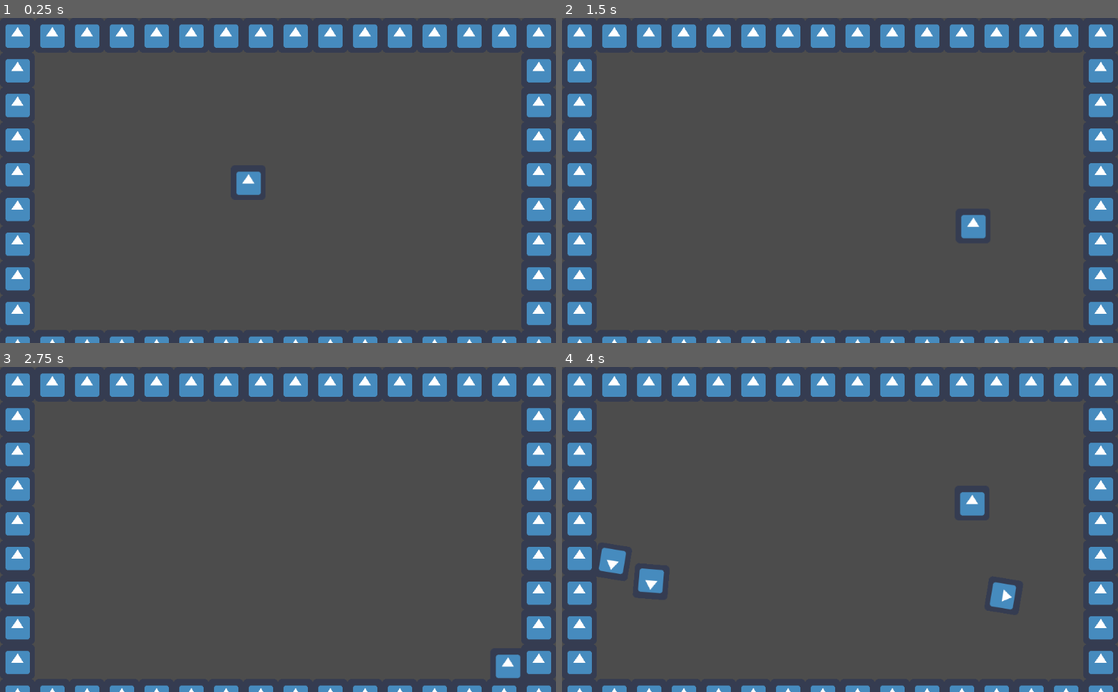
Above: before the commit, frames 1-4 (two rows, left to right).
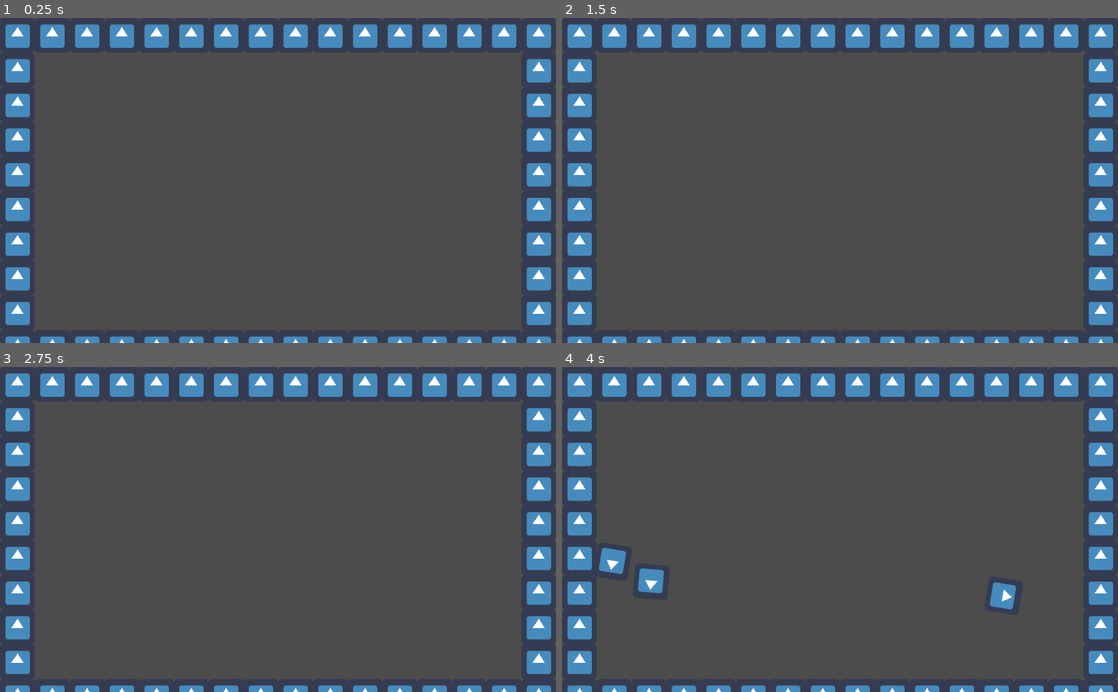
Above: after the commit, the same moments.

Repository: CrushLite/trijam2021
Game: Godot game, scene res://Scenes/World.tscn
The game is run twice, just before and just after one commit, with the same random seed, the same clock (stepped at 60 frames per second) and the same inputs. The engine's default icon, where the game draws it, is replaced by a stand-in: a white triangle on a blue panel in a dark square.
Inputs (mouse positions are in pixels of both pictures, inside the frame that each line leads up to):
- Up to frame 1 (0.25 s): no input
- Up to frame 2 (1.5 s): tap Enter (ui_accept) at 0.5, 0.77 s; move the mouse to (962, 164) at 0.52 s; hold Right (ui_right) 0.53-1.28 s; click (962, 164) at 0.67 s; move the mouse to (728, 196) at 1.27 s; hold Down (ui_down) from 1.28 s (still down)
- Up to frame 3 (2.75 s): tap Enter (ui_accept) at 1.52 s; move the mouse to (333, 458) at 2.02 s; release Down (ui_down) at 2.03 s; hold Right (ui_right) from 2.03 s (still down)
- Up to frame 4 (4 s): tap Enter (ui_accept) at 2.75, 3.02, 3.77 s; move the mouse to (812, 594) at 2.77 s; release Right (ui_right) at 2.78 s; hold Up (ui_up) 2.78-3.53 s; click (812, 594) at 2.92 s; move the mouse to (1006, 578) at 3.52 s; hold Left (ui_left) from 3.53 s (still down)

The runs differ from the first frame. In frame 1, 0.3% of the frame differs, in the area x 42-47%, y 47-55%; in frame 2, 0.3%, in the area x 71-77%, y 60-68%; in frame 3, 0.3%; in frame 4, 0.3%.

Commit message:
Added walk and idle player animations

Diff:
--- a/TriJam2021/Art/SpriteFrames/Player_sprite_frames.tres
+++ b/TriJam2021/Art/SpriteFrames/Player_sprite_frames.tres
@@ -1,11 +1,37 @@
-[gd_resource type="SpriteFrames" load_steps=2 format=2]
+[gd_resource type="SpriteFrames" load_steps=8 format=2]
 
-[ext_resource path="res://Art/icon.png" type="Texture" id=1]
+[ext_resource path="res://Art/Sprites/Digger walk-Sheet.png" type="Texture" id=1]
+[ext_resource path="res://Art/Sprites/Digger idle.png" type="Texture" id=2]
+
+[sub_resource type="AtlasTexture" id=1]
+atlas = ExtResource( 1 )
+region = Rect2( 0, 0, 32, 32 )
+
+[sub_resource type="AtlasTexture" id=2]
+atlas = ExtResource( 1 )
+region = Rect2( 32, 0, 32, 32 )
+
+[sub_resource type="AtlasTexture" id=3]
+atlas = ExtResource( 1 )
+region = Rect2( 64, 0, 32, 32 )
+
+[sub_resource type="AtlasTexture" id=4]
+atlas = ExtResource( 1 )
+region = Rect2( 96, 0, 32, 32 )
+
+[sub_resource type="AtlasTexture" id=5]
+atlas = ExtResource( 2 )
+region = Rect2( 0, 0, 32, 32 )
 
 [resource]
 animations = [ {
-"frames": [ ExtResource( 1 ) ],
+"frames": [ SubResource( 1 ), SubResource( 2 ), SubResource( 3 ), SubResource( 4 ) ],
 "loop": true,
-"name": "default",
+"name": "New Anim",
+"speed": 12.0
+}, {
+"frames": [ SubResource( 5 ) ],
+"loop": true,
+"name": "Idle",
 "speed": 5.0
 } ]
Binary file added: TriJam2021/Art/SpriteFrames/Digger walk.gif
Binary file added: TriJam2021/Art/Sprites/Digger idle.png
Not shown, added: TriJam2021/Art/Sprites/Digger idle.png.import
Binary file added: TriJam2021/Art/Sprites/Digger walk-Sheet.png
Not shown, added: TriJam2021/Art/Sprites/Digger walk-Sheet.png.import
